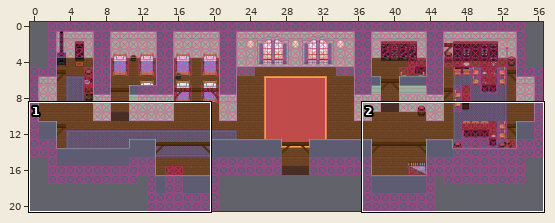
Two versions of a level (Tiled map, maps/casern_north.tmx). Above: a wide view before the commit, with the close-up outlined.
Close-up. First the earlier version:
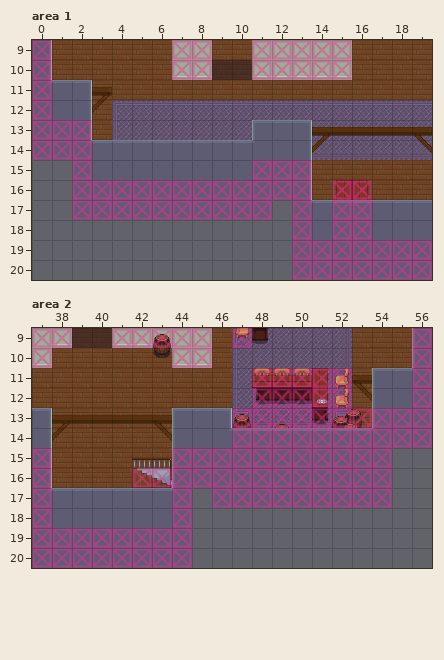
Cells are 32x32 px. Shown: area 1 x 0..19, y 9..20; area 2 x 37..56, y 9..20. The commit also changed other parts of the map, which this record leaves out. The old version is drawn lined up with the new one.
After:
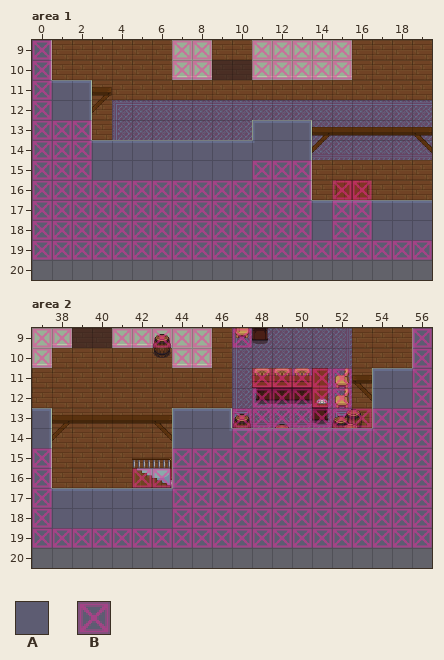
Key: from "castlewalls": A 14; from "collision": B 1.
_ is an empty cell.
See-through tiles are keyed as they look on the map.
The edit:
map size 57x21 -> 57x20 cells
Layer "Walls", area 1:
y 15..16: x 0..1 __ -> AA
y 17: x 0..1 __ -> AA; x 12 _ -> A
y 18..19: x 0..12 _____________ -> AAAAAAAAAAAAA
y 20: x 13..19 AAAAAAA -> _______
Layer "Collision", area 1:
y 15..16: x 0..1 __ -> BB
y 17: x 0..1 __ -> BB; x 12 _ -> B
y 18..19: x 0..12 _____________ -> BBBBBBBBBBBBB
y 20: x 13..19 BBBBBBB -> _______
Layer "Walls", area 2:
y 15..16: x 55..56 __ -> AA
y 17: x 45 _ -> A; x 55..56 __ -> AA
y 18..19: x 45..56 ____________ -> AAAAAAAAAAAA
y 20: x 37..44 AAAAAAAA -> ________
Layer "Collision", area 2:
y 15..16: x 55..56 __ -> BB
y 17: x 45 _ -> B; x 55..56 __ -> BB
y 18..19: x 45..56 ____________ -> BBBBBBBBBBBB
y 20: x 37..44 BBBBBBBB -> ________
Changed places in both close-ups, as pixel boxes (x1, y1, x2, y2):
changed: (32, 160, 432, 280)
changed: (32, 448, 432, 568)
